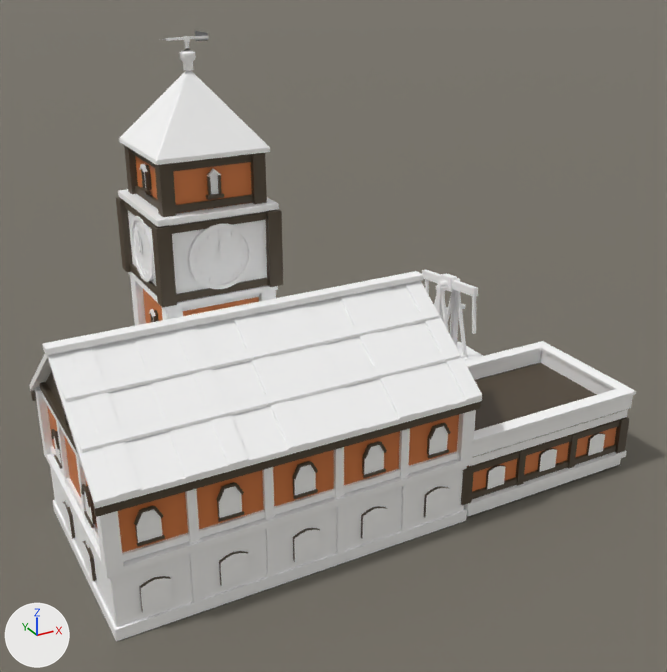
The Blender file src/DeepFrontier/Art/Source/TechnicalSchool-ReferenceStudy.blend as it was, and as the next commit left it.
Camera for both pictures: a 50 mm camera at (-9.91, -12.74, 7.63) aimed at (-4.14, -2.26, 2.39). Every picture has the same lights, and +X, +Y and +Z are marked at lower left. The older version comes first.

Before the edit, the objects in view are built like this:
```python
ob_plane = bpy.data.objects.new('Plane', me_plane)
ob_plane.location = (0.0, 0.0, -0.04)
ob_rockingbeam = bpy.data.objects.new('RockingBeam', me_rockingbeam)
ob_rockingbeam.location = (-1.15, -0.85, 2.2)
ob_rockingbeam.rotation_euler = (-0.1, 0.0, 0.0)  # degrees (-5.7, 0, 0)
ob_technicalschool_architecture = bpy.data.objects.new('TechnicalSchool.Architecture', me_technicalschool_architecture)
ob_technicalschool_architecture.location = (0.0, 0.0, 0.0)
```
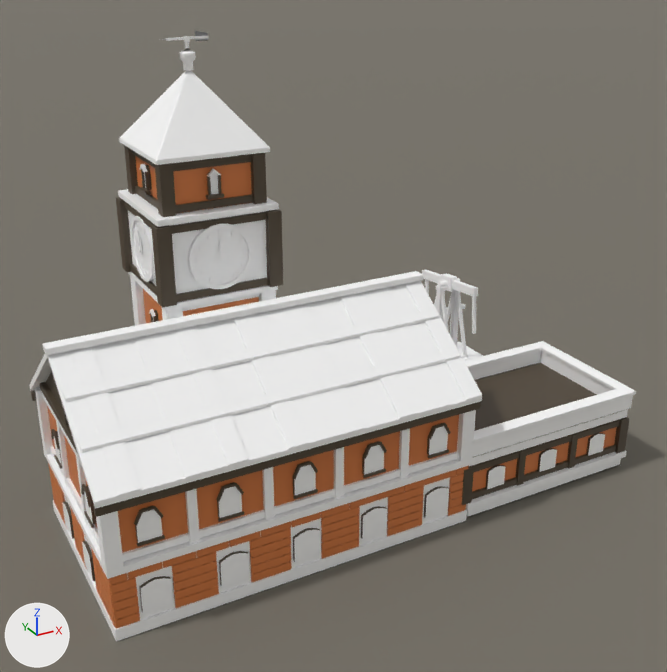
Changed parts and their boxes [x1, y1, x2, y2] in the pictures (667 x 672 px):
part 1 of me_technicalschool_architecture, deleted: before [337, 504, 345, 554]
part 2 of me_technicalschool_architecture, deleted: before [266, 527, 276, 578]
part 3 of me_technicalschool_architecture, built on: before [65, 484, 410, 603]; after [49, 465, 469, 629]

The change, as a list of edits to the scene's bpy script:
```text
Change me_technicalschool_architecture:
    used by ob_technicalschool_architecture; location = (0.0, 0.0, 0.0)
    remove me_technicalschool_architecture.from_pydata(...)  # 6917 vertices, 3818 faces; spans x -8.12..0.06, y -4.1..0.25, z -0.03..6.32
    add me_technicalschool_architecture.from_pydata(...)  # 8165 vertices, 4644 faces; spans x -8.12..0.06, y -4.1..0.25, z -0.03..6.32
    me_technicalschool_architecture part 1: the loose piece of 8 vertices spanning x -5.05..-4.95, y -4.03..-4.0, z 0.14..0.9 is deleted
    me_technicalschool_architecture part 2: the loose piece of 8 vertices spanning x -6.05..-5.95, y -4.03..-4.0, z 0.14..0.9 is deleted
    me_technicalschool_architecture part 3: 48 vertices removed from x -8.02..-3.95, y -4.03..-0.7, z 0.02..0.9; 872 vertices added at x -8.02..-2.99, y -4.02..0.02, z 0.04..0.89
    other edits to the shape of me_technicalschool_architecture do not show in these pictures
```
